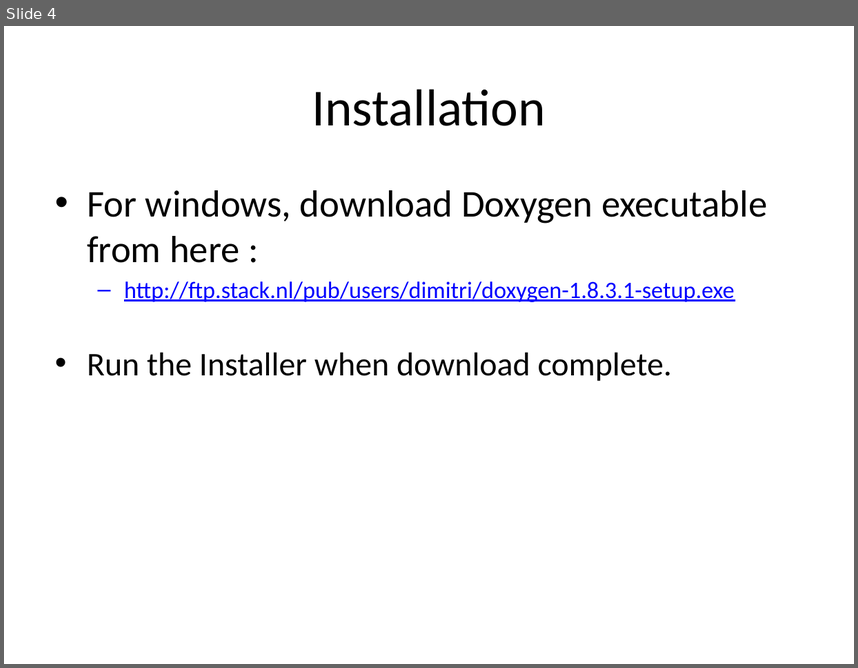
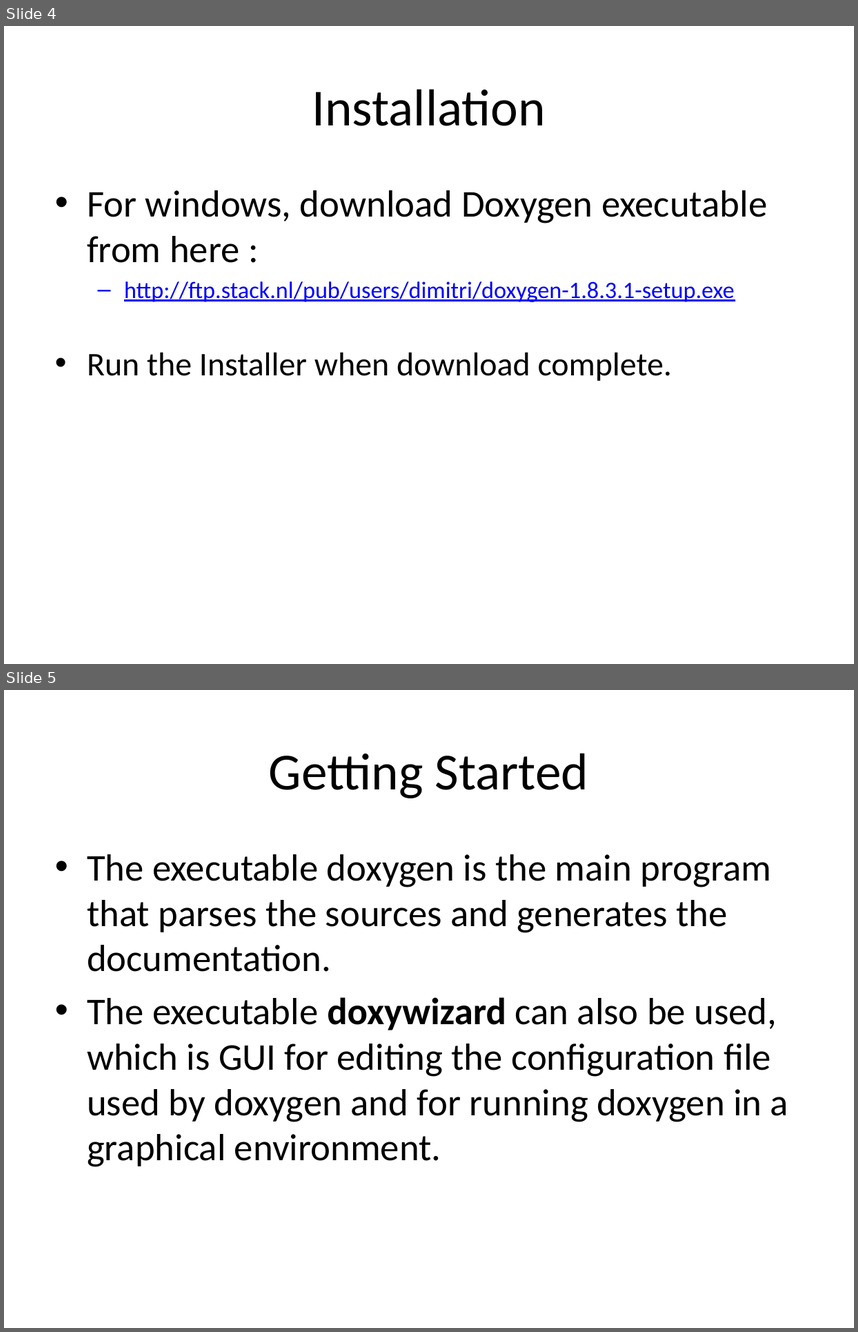
Before and after one commit to rongpt/trygit, a slide deck: Doxygen.pptx. Shown one above the other, each under a label of ours: slide 4 before the commit, slides 4 and 5 after it. The pictures are 858x668 and 858x1332 pixels, drawn with LibreOffice and Linux fonts; fonts in the diff are those of the drawing. Boxes give left, top, right and bottom in pixels: in the first picture for what was removed or moved away, otherwise in the second. Text is boxed around its words. In the diff, an @@ line names an element or a change of style, - is before the commit and + after.

```diff
--- a/Doxygen.pptx
+++ b/Doxygen.pptx
@@ slide 5 added at <box>4,690,854,1328</box>, background #FFFFFF @@
@@ title added at <box>269,753,589,798</box>, 44 pt, text #000000 @@
+Getting Started
@@ text added at <box>87,854,789,1167</box>, 32 pt, text #000000 @@
+• The executable doxygen is the main program that parses the sources and generates the documentation.
+• The executable doxywizard can also be used, which is GUI for editing the configuration file used by doxygen and for running doxygen in a graphical environment.
```
Also in this commit, not shown: 6 other slides added.
